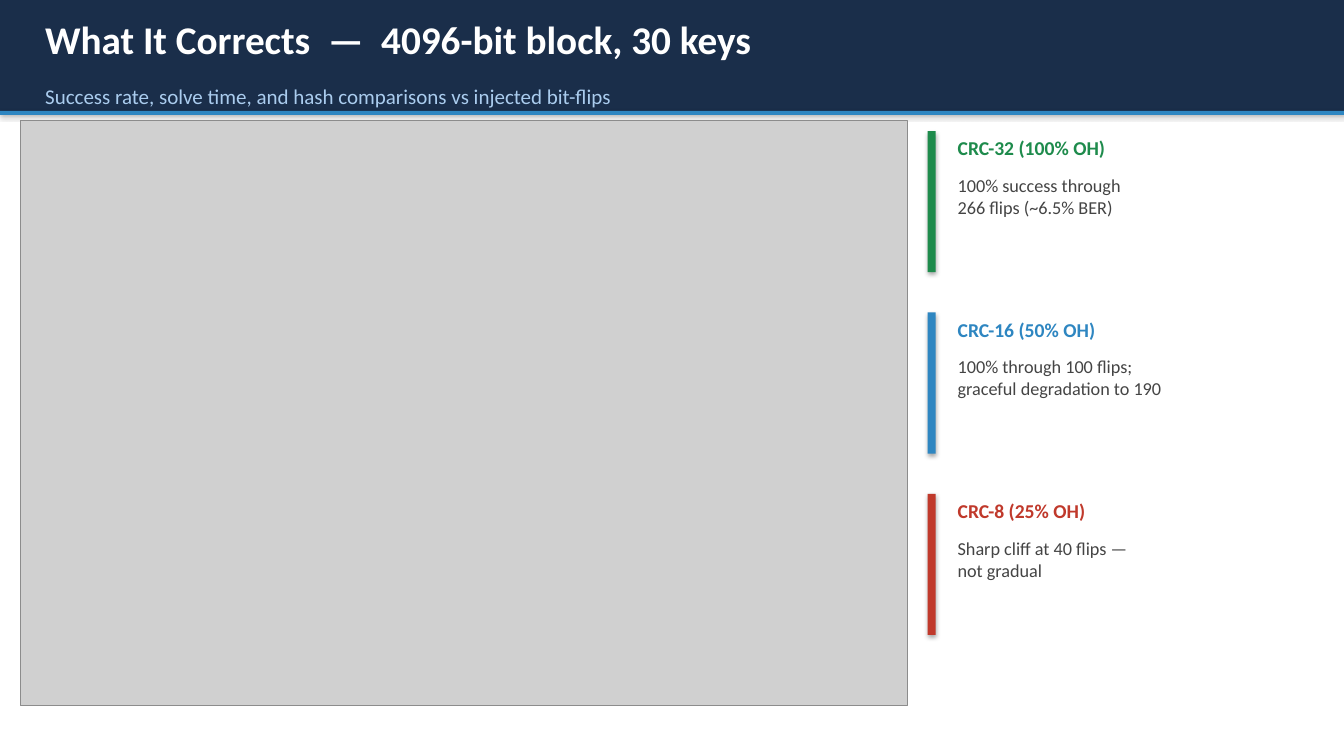
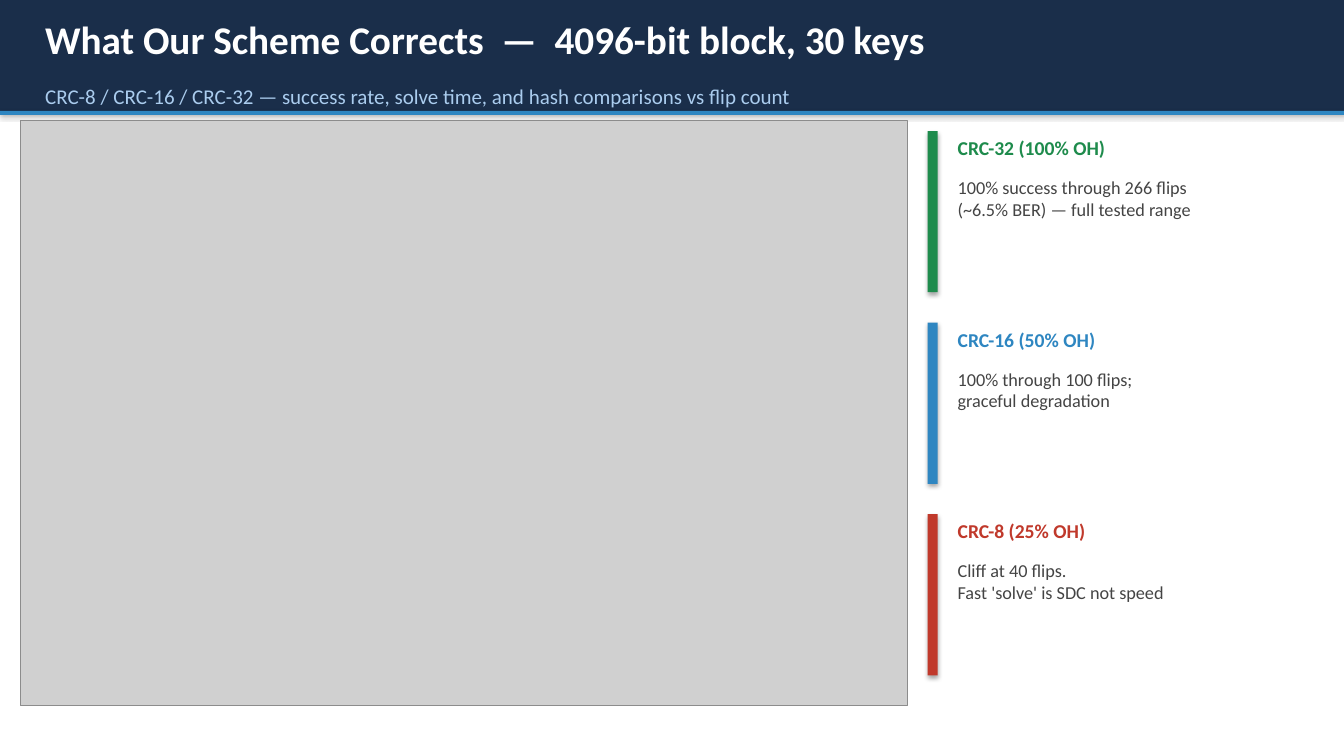
Before and after one commit to dmrlobo2002/approximate_ecc, a slide deck: slide 5 of advisor_slides.pptx (slide 3 before the commit). Drawn at 1344x756 pixels with LibreOffice and Linux fonts; fonts in the diff are those of the drawing; grey boxes stand for pictures. Boxes give left, top, right and bottom in pixels: in the first picture for what was removed or moved away, otherwise in the second. Text is boxed around its words. In the diff, an @@ line names an element or a change of style, - is before the commit and + after.

```diff
--- a/advisor_slides.pptx
+++ b/advisor_slides.pptx
@@ text at [45,26,924,60]: text changed @@
-What It Corrects — 4096-bit block, 30 keys
+What Our Scheme Corrects — 4096-bit block, 30 keys
@@ text at [45,89,790,108]: text changed @@
-Success rate, solve time, and hash comparisons vs injected bit-flips
+CRC-8 / CRC-16 / CRC-32 — success rate, solve time, and hash comparisons vs flip count
@@ rectangle: place and size @@
-rectangle at [928,131,936,272]
+rectangle at [928,131,938,292]
@@ text at [958,181,1191,219]: text changed @@
-100% success through
-266 flips (~6.5% BER)
+100% success through 266 flips
+(~6.5% BER) — full tested range
@@ rectangle: place and size @@
-rectangle at [928,313,936,454]
+rectangle at [928,323,938,484]
@@ text "CRC-16 (50% OH)": place and size @@
-text "CRC-16 (50% OH)" at [958,322,1095,340]
+text "CRC-16 (50% OH)" at [958,332,1095,350]
@@ text at [958,373,1132,410]: text changed @@
-100% through 100 flips;
-graceful degradation to 190
+100% through 100 flips;
+graceful degradation
@@ rectangle: place and size @@
-rectangle at [928,494,936,635]
+rectangle at [928,514,938,676]
@@ text "CRC-8 (25% OH)": place and size @@
-text "CRC-8 (25% OH)" at [958,503,1085,521]
+text "CRC-8 (25% OH)" at [958,523,1085,541]
@@ text at [958,564,1163,602]: text changed @@
-Sharp cliff at 40 flips —
-not gradual
+Cliff at 40 flips.
+Fast 'solve' is SDC not speed
```
Also in this commit, not shown: 3 other slides changed, 5 slides added, 9 slides removed, 4 other files.
